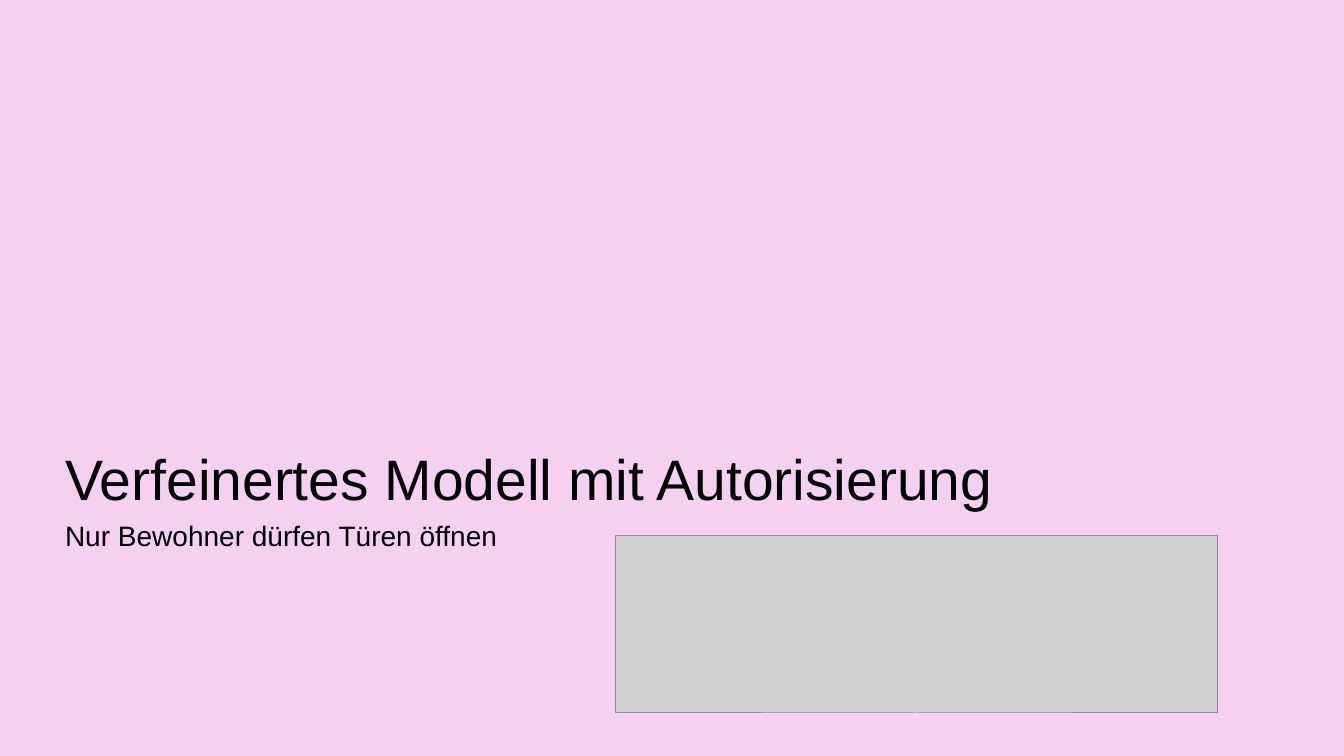
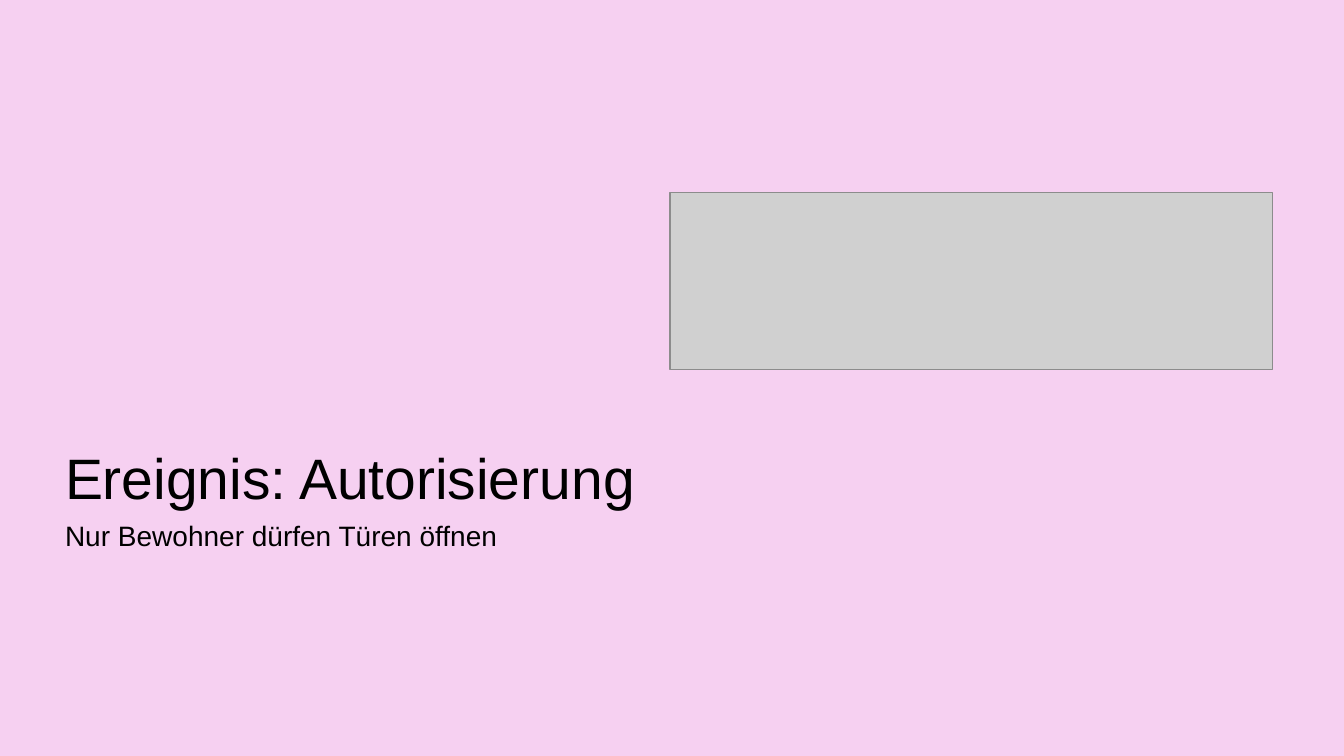
Before and after one commit to AnnaLiviaMartin/rs-smart-home, a slide deck: slide 26 of presentation/Smart_Home_Zugangskontrollsystem.pptx (slide 23 before the commit). Drawn at 1344x756 pixels with LibreOffice and Linux fonts; fonts in the diff are those of the drawing; grey boxes stand for pictures; background and template pictures are left out. Boxes give left, top, right and bottom in pixels: in the first picture for what was removed or moved away, otherwise in the second. Text is boxed around its words. In the diff, an @@ line names an element or a change of style, - is before the commit and + after.

```diff
--- a/presentation/Smart_Home_Zugangskontrollsystem.pptx
+++ b/presentation/Smart_Home_Zugangskontrollsystem.pptx
@@ picture added at (670,193,1273,370) @@
@@ title at (65,457,635,510): text changed @@
-Verfeinertes Modell mit Autorisierung
+Ereignis: Autorisierung
@@ text "Nur Bewohner dürfen Türen öffnen" at (65,525,497,547): indent changed @@
@@ picture removed at (615,535,1218,713) @@
```
Also in this commit, not shown: 19 other slides changed, 3 slides added.
